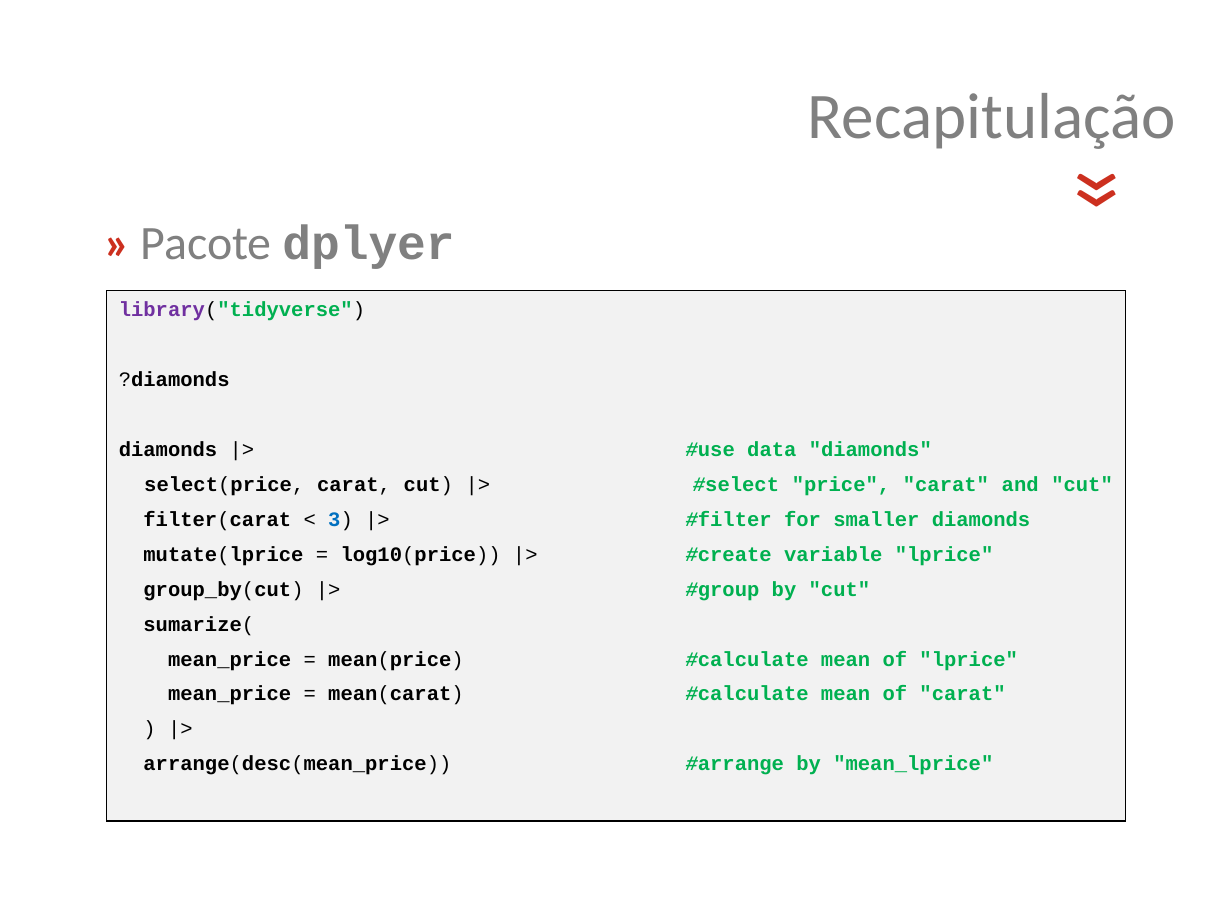
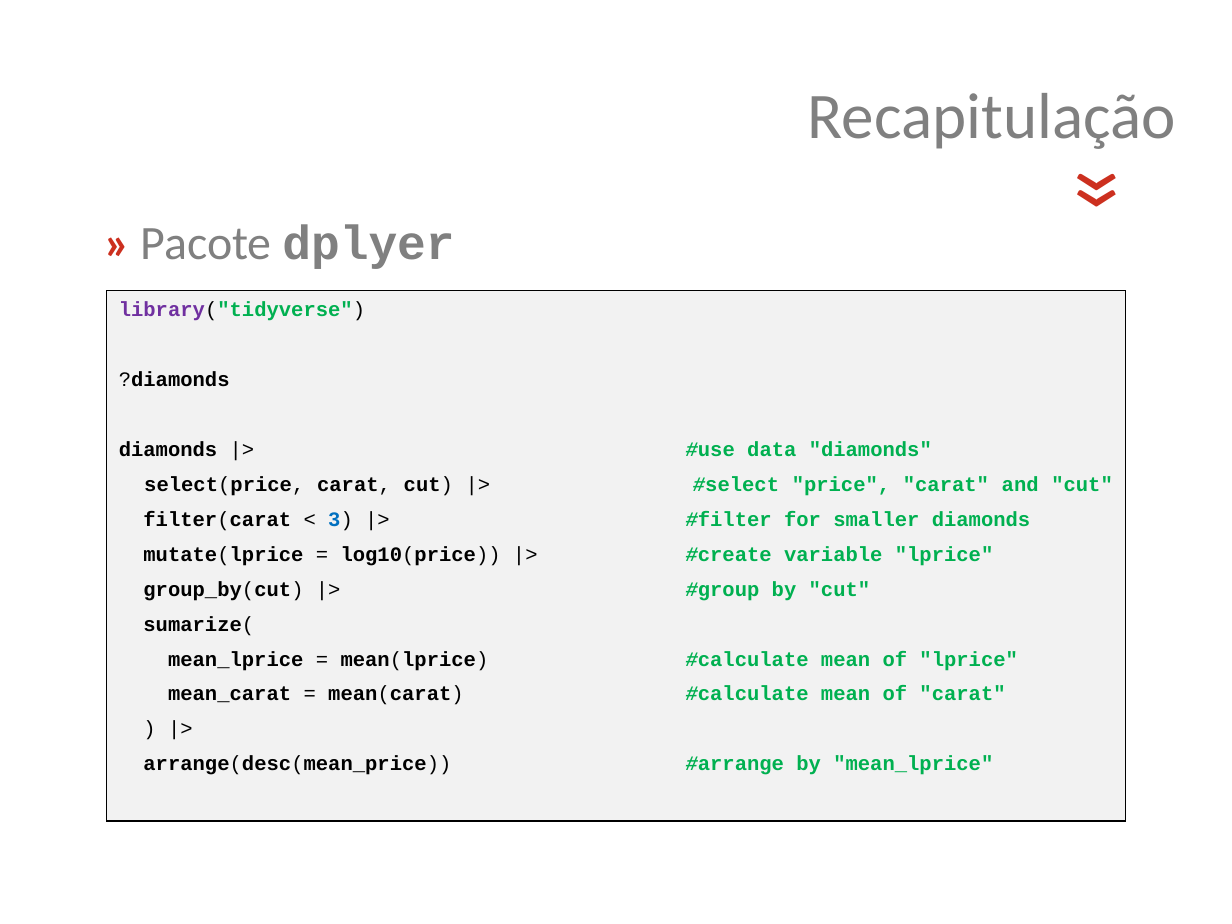
Before and after one commit to jsollari/DSR-II2024, a slide deck: slide 9 of docs/DSR-II2024_JL_slides.pptx. Drawn at 1232x924 pixels with LibreOffice and Linux fonts; fonts in the diff are those of the drawing; background and template pictures are left out. Boxes give left, top, right and bottom in pixels: in the first picture for what was removed or moved away, otherwise in the second. Text is boxed around its words. In the diff, an @@ line names an element or a change of style, - is before the commit and + after.

```diff
--- a/docs/DSR-II2024_JL_slides.pptx
+++ b/docs/DSR-II2024_JL_slides.pptx
@@ text in rectangle at [168, 651, 1018, 705]: text changed @@
-mean_price = mean(price) #calculate mean of "lprice"
-mean_price = mean(carat) #calculate mean of "carat"
+mean_lprice = mean(lprice) #calculate mean of "lprice"
+mean_carat = mean(carat) #calculate mean of "carat"
```
Also in this commit, not shown: 10 other slides changed, 9 slides added, 35 other files.
